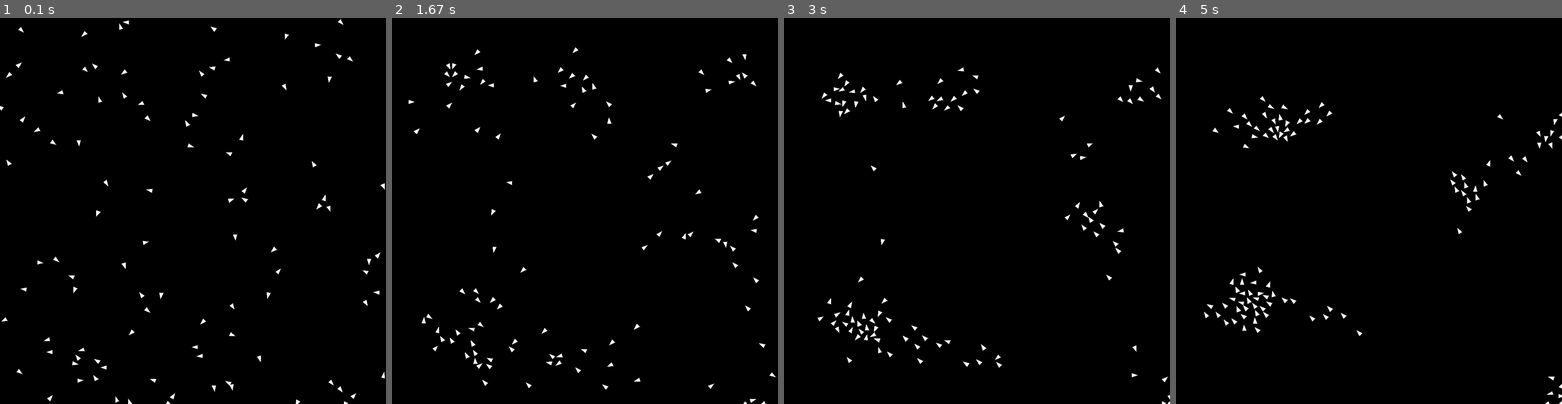
Above: before the commit, frames 1-4 (left to right).
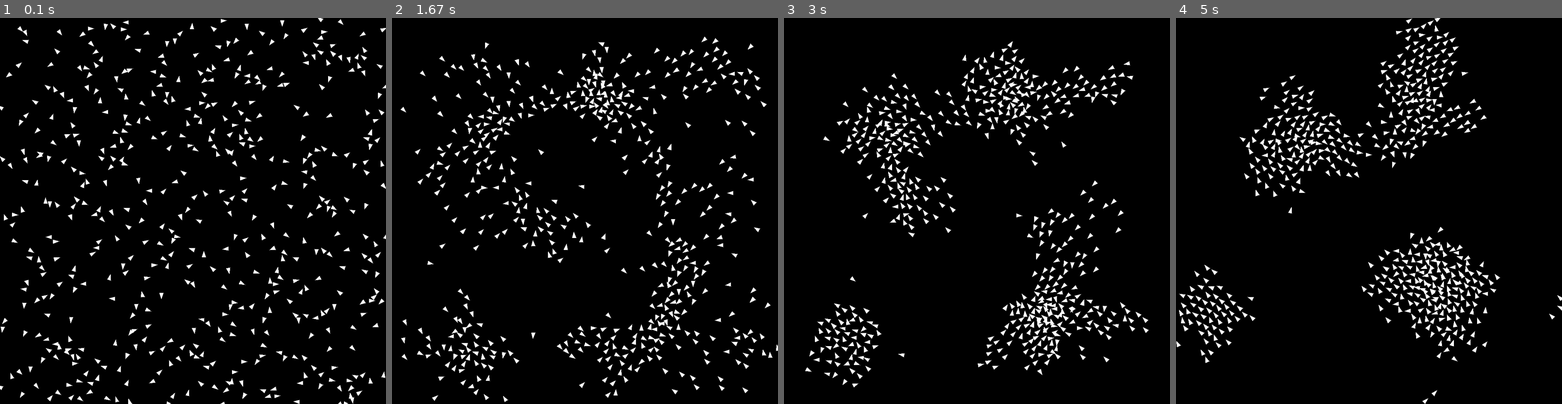
Above: after the commit, the same moments.

Repository: z-Ash-z/Boids_algorithm
Game: pygame game, started from Runner.py
Two runs of this game, one before a commit and one after it. Both use one fixed random seed, a clock stepped at 60 frames per second and the inputs below.
Inputs:
- Up to frame 1 (0.1 s): no input
- Up to frame 2 (1.67 s): no input
- Up to frame 3 (3 s): no input
- Up to frame 4 (5 s): no input

The runs differ from the first frame. In frame 1, 5.4% of the frame differs, in the area x 0-100%, y 0-100%; in frame 2, 6.6%; in frame 3, 6.5%; in frame 4, 6.6%.

Commit message:
feat: implement Boids simulation with a new NumPy-optimized class and increase the boid count in the runner.

Diff:
--- a/Runner.py
+++ b/Runner.py
@@ -6,8 +6,8 @@
 def main() -> None:
     stage = StagePygame(1000, 1000)
 
-    # Initialize Boids manager with 100 boids
-    boids = Boids(100, stage.WIDTH, stage.HEIGHT)
+    # Initialize Boids manager with 1000 boids
+    boids = Boids(500, stage.WIDTH, stage.HEIGHT)
 
     start_time = time.perf_counter()
 
--- a/Utils/Boids.py
+++ b/Utils/Boids.py
@@ -87,6 +87,9 @@
         with np.errstate(divide='ignore', invalid='ignore'):
             weighted_diff = diff / dist[:, :, np.newaxis]
 
+        # Handle potential NaNs/Infs from 0 distance
+        weighted_diff = np.nan_to_num(weighted_diff)
+
         # Sum weighted diffs for neighbors
         # weighted_diff: (N, N, 2), mask_sep: (N, N) -> expand to (N, N, 1)
         sep_sum = (weighted_diff * mask_sep[:, :, np.newaxis]).sum(axis=1)
